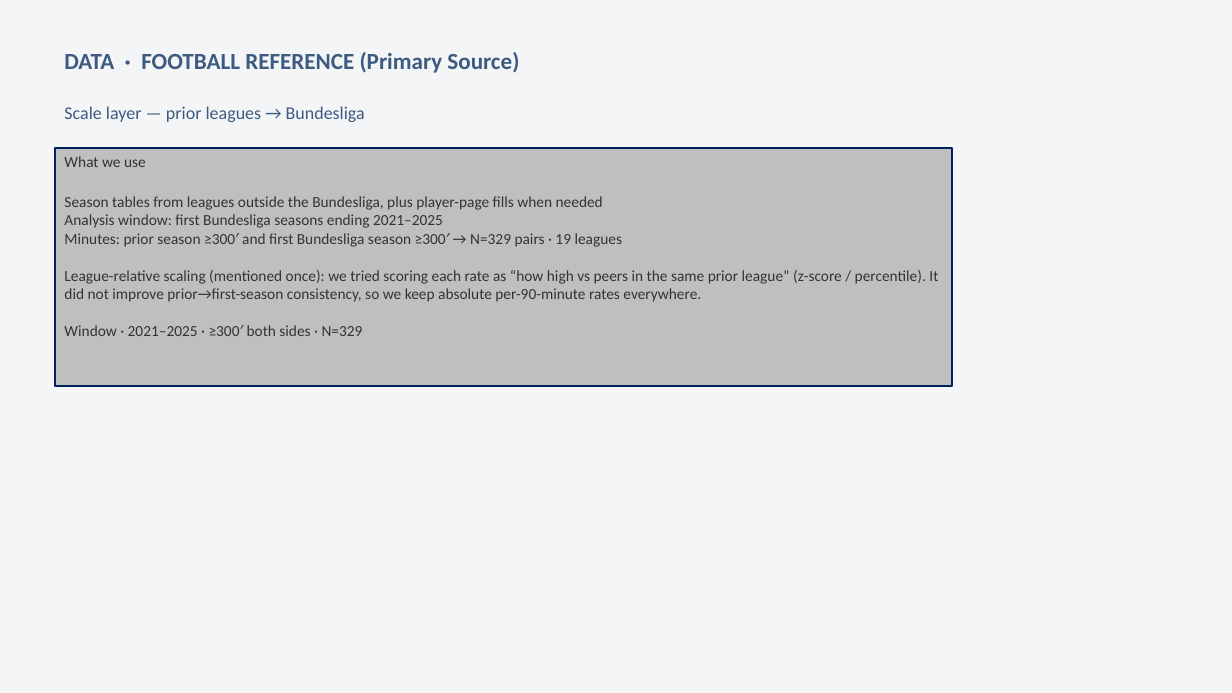
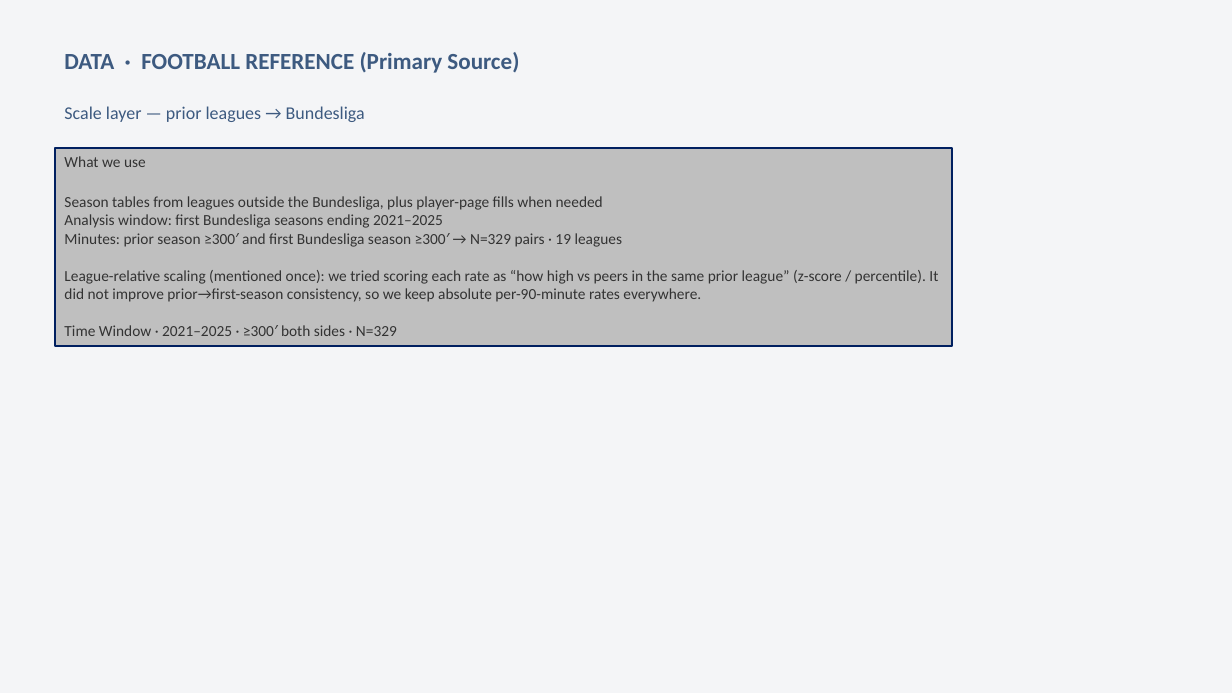
Before and after one commit to colbymorris08/bundesliga-transfer-traits, a slide deck: slide 6 of bundesliga_transfer_traits.pptx. Drawn at 1232x693 pixels with LibreOffice and Linux fonts; fonts in the diff are those of the drawing. Boxes give left, top, right and bottom in pixels: in the first picture for what was removed or moved away, otherwise in the second. Text is boxed around its words. In the diff, an @@ line names an element or a change of style, - is before the commit and + after.

```diff
--- a/bundesliga_transfer_traits.pptx
+++ b/bundesliga_transfer_traits.pptx
@@ rectangle "What we use": place and size @@
-rectangle "What we use" at box(55, 148, 953, 386)
+rectangle "What we use" at box(55, 148, 953, 347)
@@ text in rectangle at box(64, 325, 397, 336): text changed @@
-Window · 2021–2025 · ≥300′ both sides · N=329
+Time Window · 2021–2025 · ≥300′ both sides · N=329
```
Also in this commit, not shown: 4 other slides changed.
